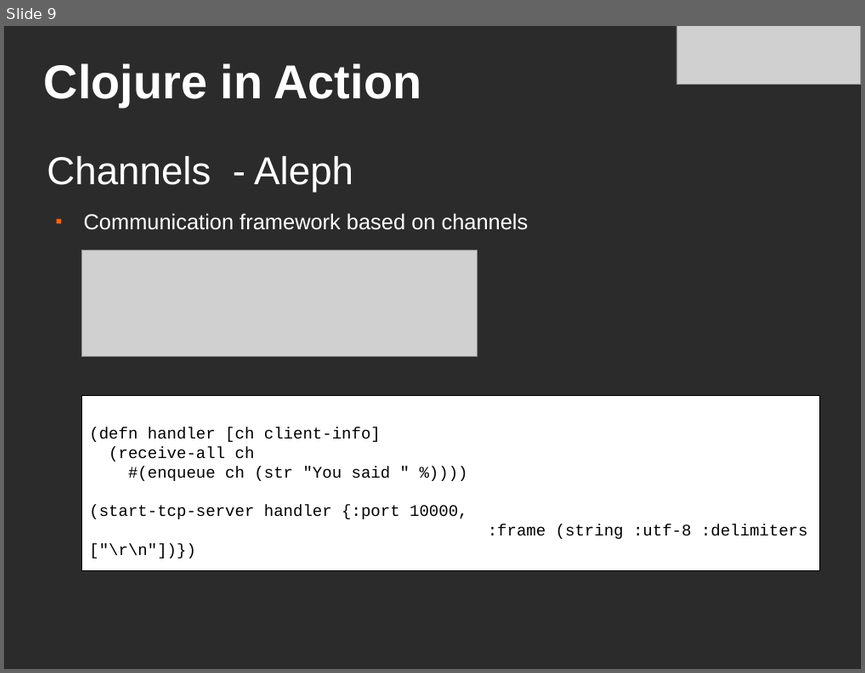
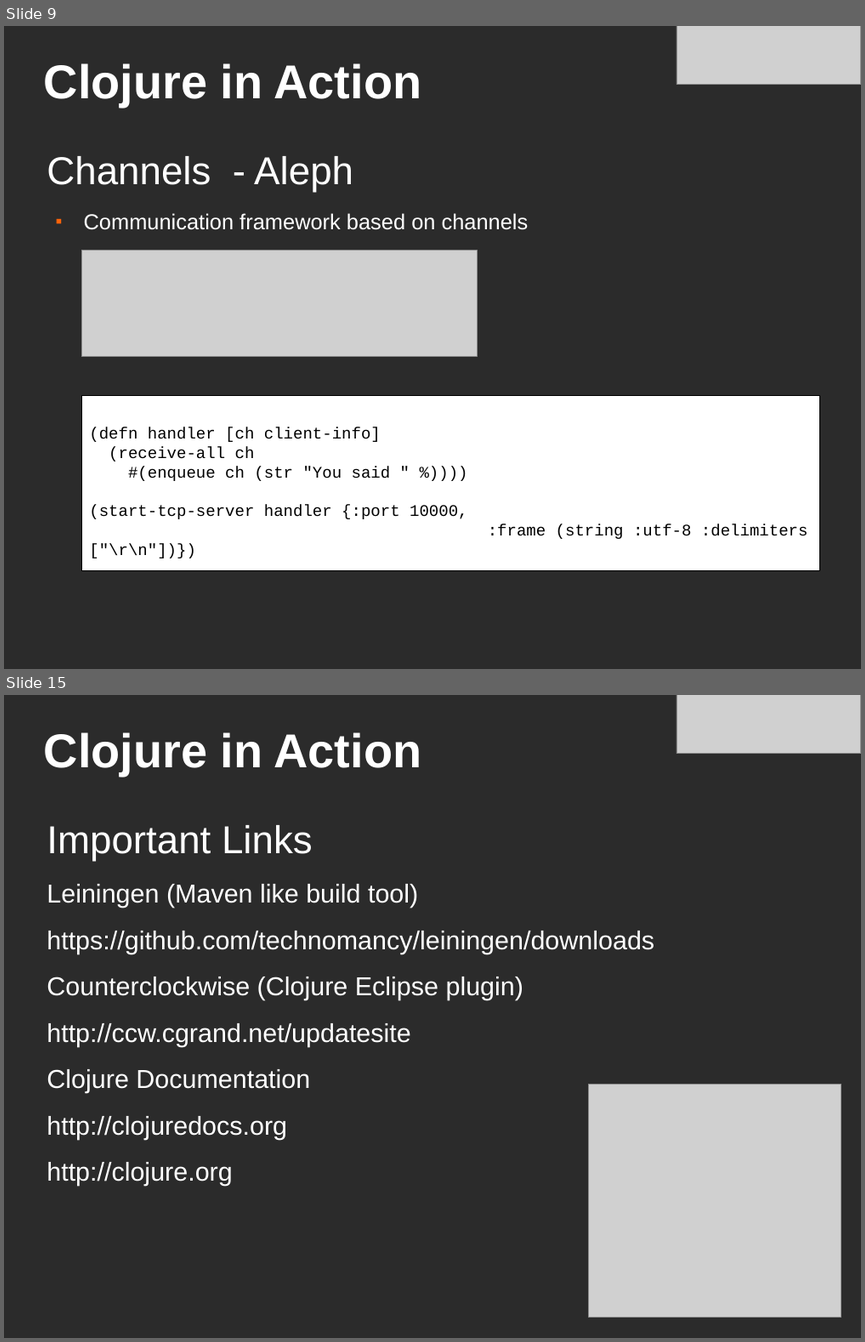
Before and after one commit to cincy-functional-programmers/cincyfp-presentations, a slide deck: jun-2011/clojure-in-action-cincyfp.odp. Shown one above the other, each under a label of ours: slide 9 before the commit, slides 9 and 15 after it; the slides between them are not shown. The pictures are 865x673 and 865x1342 pixels, drawn with LibreOffice and Linux fonts; fonts in the diff are those of the drawing; grey boxes stand for pictures; background and template pictures are left out; a plain dark background stands for a picture behind light text. Boxes give left, top, right and bottom in pixels: in the first picture for what was removed or moved away, otherwise in the second. Text is boxed around its words. In the diff, an @@ line names an element or a change of style, - is before the commit and + after.

```diff
--- a/jun-2011/clojure-in-action-cincyfp.odp
+++ b/jun-2011/clojure-in-action-cincyfp.odp
@@ slide 15 added at bbox=[4, 695, 861, 1338], background picture (left out) @@
@@ picture added at bbox=[676, 695, 861, 754] @@
@@ title added at bbox=[44, 732, 422, 776], 44 pt, text #FFFFFF, bold @@
+Clojure in Action
@@ text added at bbox=[46, 825, 654, 1185], 24 pt, text #FFFFFF @@
+Important Links
+Leiningen (Maven like build tool)
+https://github.com/technomancy/leiningen/downloads
+Counterclockwise (Clojure Eclipse plugin)
+http://ccw.cgrand.net/updatesite
+Clojure Documentation
+http://clojuredocs.org
+http://clojure.org
@@ picture added at bbox=[589, 1083, 841, 1317] @@
```
Also in this commit, not shown: 2 slides changed, 5 other slides added, 2 slides removed.
